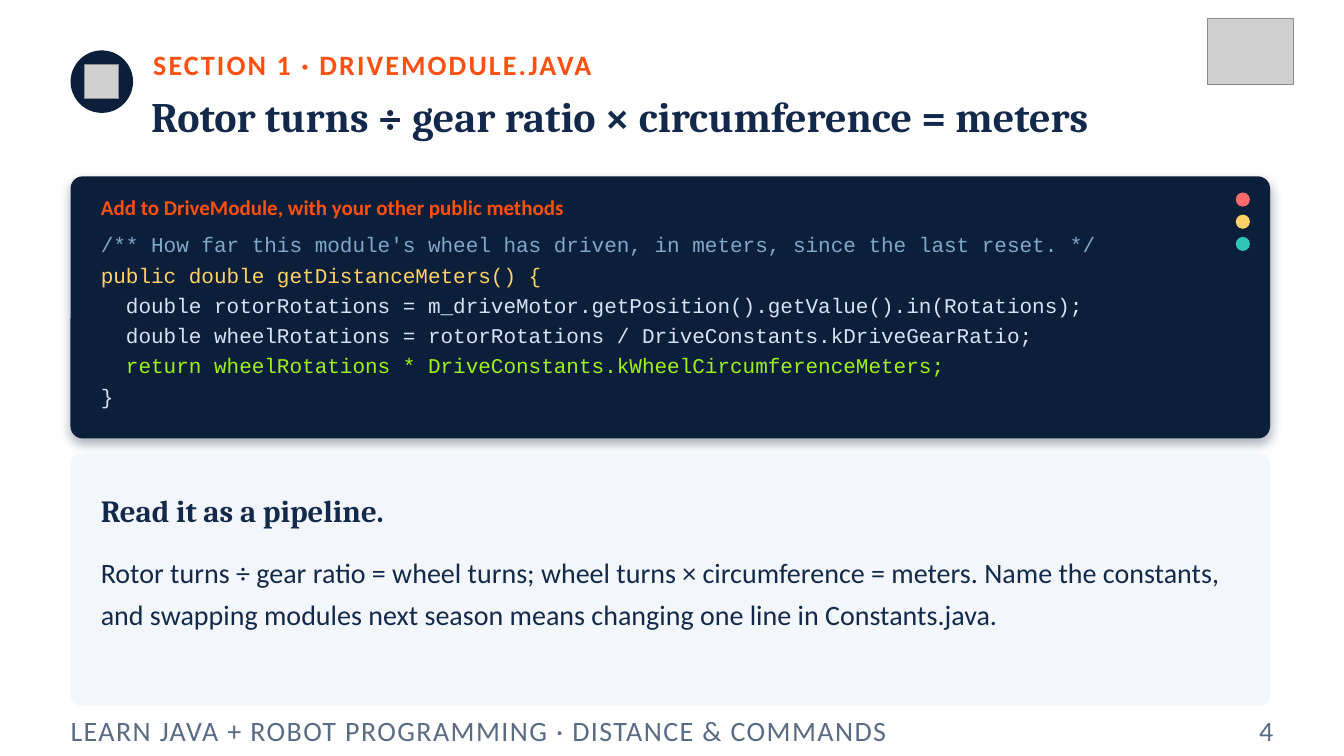
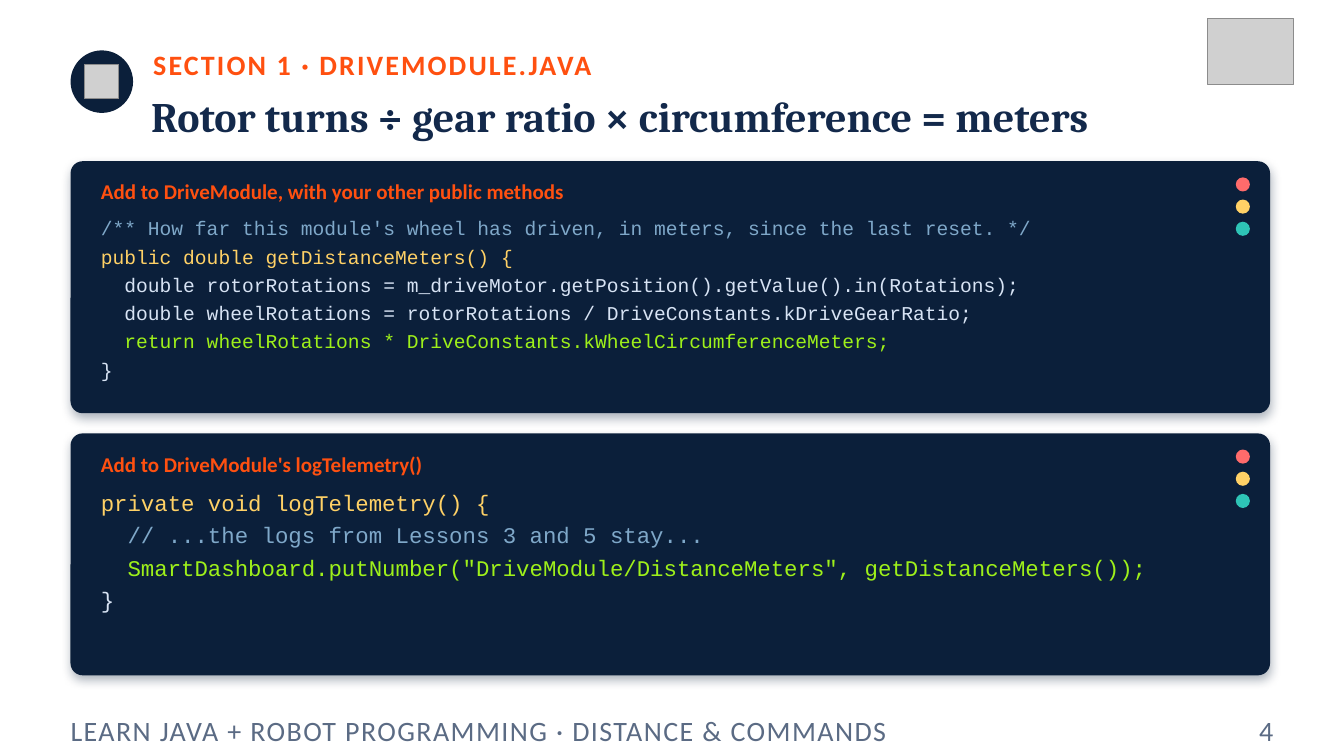
Before and after one commit to FRC5010/BasicRobotLessons, a slide deck: slide 4 of docs/presentations/v3/06-distance-and-commands.pptx. Drawn at 1344x756 pixels with LibreOffice and Linux fonts; fonts in the diff are those of the drawing; grey boxes stand for pictures. Boxes give left, top, right and bottom in pixels: in the first picture for what was removed or moved away, otherwise in the second. Text is boxed around its words. In the diff, an @@ line names an element or a change of style, - is before the commit and + after.

```diff
--- a/docs/presentations/v3/06-distance-and-commands.pptx
+++ b/docs/presentations/v3/06-distance-and-commands.pptx
@@ rounded rectangle resized from (x1=71, y1=176, x2=1270, y2=439) to (x1=71, y1=161, x2=1270, y2=413) @@
@@ rounded rectangle at (x1=71, y1=161, x2=1270, y2=413): proportions changed @@
@@ text "/** How far this module's ..." moved from (x1=101, y1=237, x2=1083, y2=377) to (x1=101, y1=222, x2=1019, y2=352) @@
@@ text "/** How far this module's ..." at (x1=101, y1=222, x2=1019, y2=352): size 15 to 14 pt @@
@@ 3 ellipses, 1 text moved together from (x1=101, y1=193, x2=1250, y2=251) to (x1=101, y1=177, x2=1250, y2=236) @@
@@ rounded rectangle resized from (x1=71, y1=454, x2=1270, y2=706) to (x1=71, y1=434, x2=1270, y2=676) @@
@@ rounded rectangle at (x1=71, y1=434, x2=1270, y2=676): fill #F3F6FA to #0B1F3A; shadow on; proportions changed @@
@@ text added at (x1=101, y1=456, x2=423, y2=476), 15 pt, text #FF5010, bold @@
+Add to DriveModule's logTelemetry()
@@ ellipse added at (x1=1236, y1=450, x2=1250, y2=464), fill #FF6B6B @@
@@ ellipse added at (x1=1236, y1=472, x2=1250, y2=486), fill #FFD166 @@
@@ text removed at (x1=101, y1=500, x2=384, y2=529) @@
-Read it as a pipeline.
@@ text added at (x1=101, y1=495, x2=1146, y2=581), 16 pt, text #9EF01A @@
+private void logTelemetry() {
+// ...the logs from Lessons 3 and 5 stay...
+SmartDashboard.putNumber("DriveModule/DistanceMeters", getDistanceMeters());
+}
@@ ellipse added at (x1=1236, y1=494, x2=1250, y2=508), fill #2EC4B6 @@
@@ text removed at (x1=101, y1=563, x2=1219, y2=630) @@
-Rotor turns ÷ gear ratio = wheel turns; wheel turns × circumference = meters. Name the constants, and swapping modules next season means changing one line in Constants.java.
```
Also in this commit, not shown: 7 other slides changed, 1 slide added, 2 other files.
